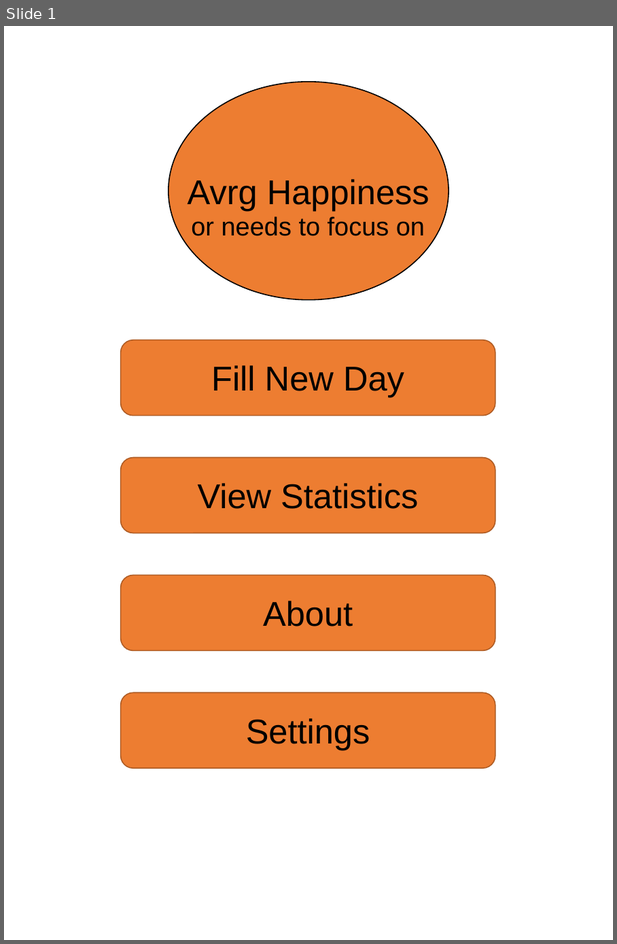
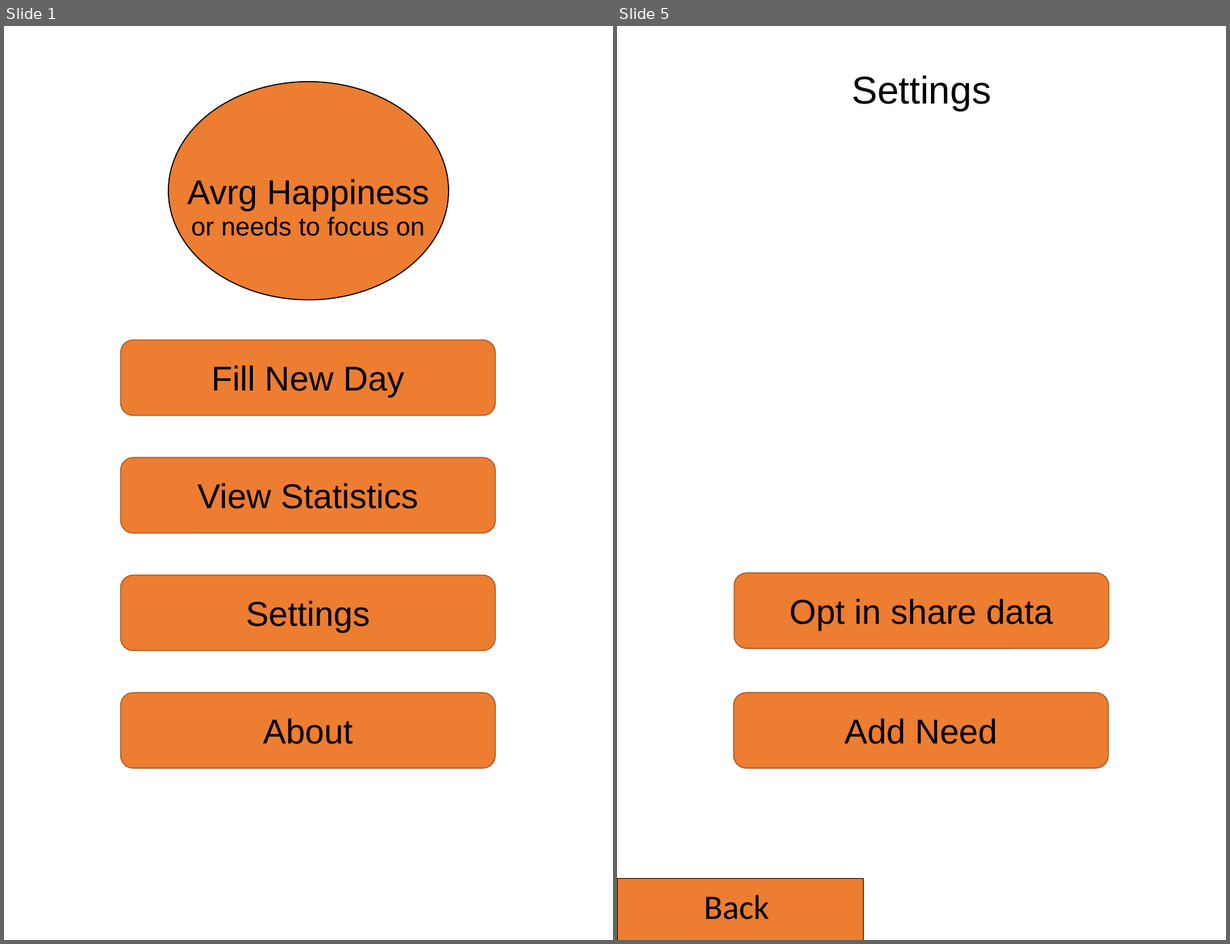
Before and after one commit to RunarReve/MoodTrackingApp, a slide deck: Documents/UI.pptx. Shown side by side, each under a label of ours: slide 1 before the commit, slides 1 and 5 after it; the slides between them are not shown. The pictures are 617x944 and 1230x944 pixels, drawn with LibreOffice and Linux fonts; fonts in the diff are those of the drawing. Boxes give left, top, right and bottom in pixels: in the first picture for what was removed or moved away, otherwise in the second. Text is boxed around its words. In the diff, an @@ line names an element or a change of style, - is before the commit and + after.

Commit message:
Setting up main page for application

```diff
--- a/Documents/UI.pptx
+++ b/Documents/UI.pptx
@@ slide 5 added at <box>617,26,1226,940</box>, background #FFFFFF @@
@@ title added at <box>852,75,991,110</box>, 36 pt, text #000000 @@
+Settings
@@ rounded rectangle added at <box>734,573,1109,649</box>, fill #ED7D31, outline #AF5C24 1 pt @@
@@ text added at <box>790,599,1053,631</box>, 32 pt, text #000000 @@
+Opt in share data
@@ rounded rectangle added at <box>734,692,1109,769</box>, fill #ED7D31, outline #AF5C24 1 pt @@
@@ text added at <box>845,718,998,744</box>, 32 pt, text #000000 @@
+Add Need
@@ rectangle added at <box>617,879,863,940</box>, fill #ED7D31, outline #000000 1 pt @@
@@ text added at <box>704,895,769,920</box>, 32 pt, text #000000 @@
+Back
@@ slide 1 changed as well @@
@@ text "Settings": place and size @@
-text "Settings" at <box>246,718,371,750</box>
+text "Settings" at <box>246,601,371,633</box>
@@ text "About": place and size @@
-text "About" at <box>263,601,353,626</box>
+text "About" at <box>263,718,353,744</box>
```
Also in this commit, not shown: 1 other slide changed, 3 other slides added, 3 slides removed, 2 other files.
